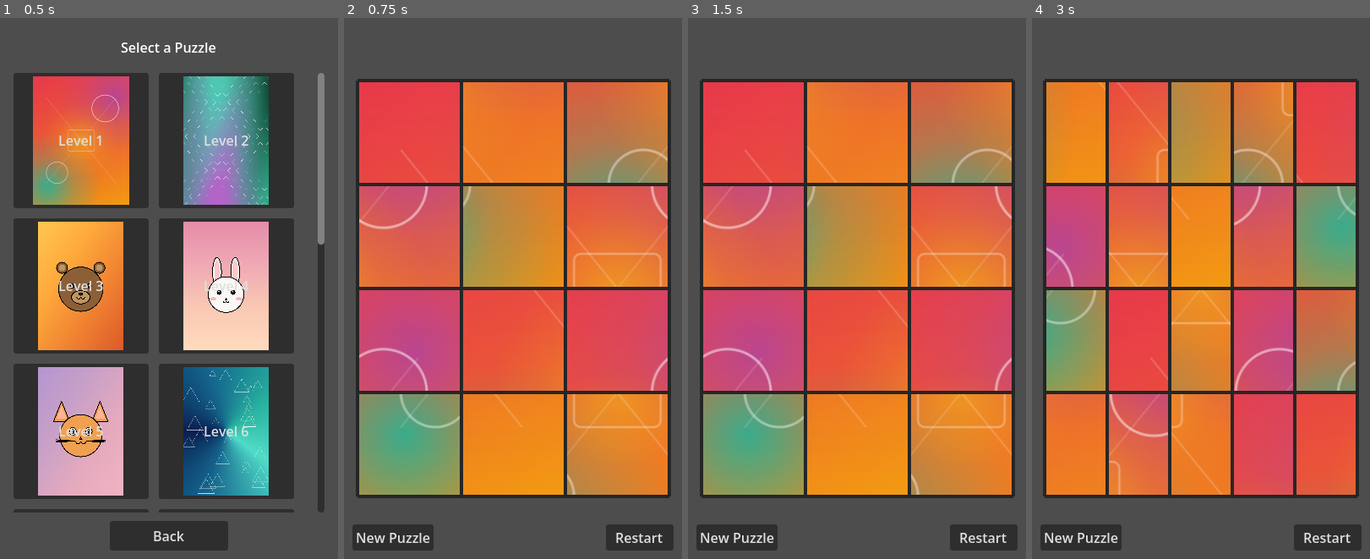
Above: before the commit, frames 1-4 (left to right).
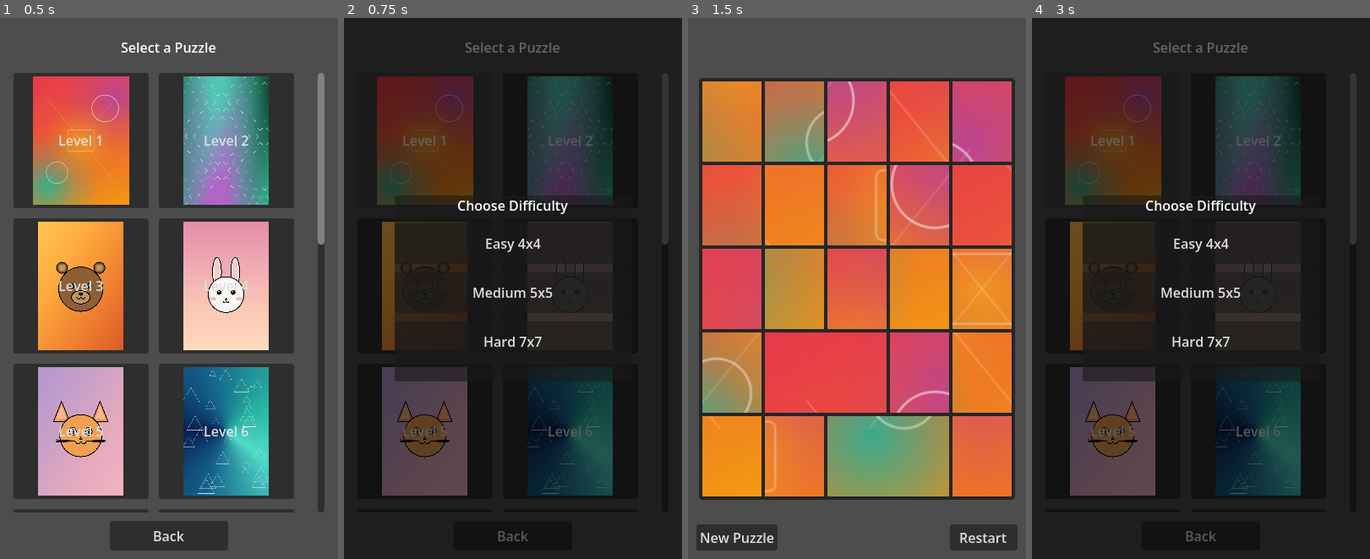
Above: after the commit, the same moments.

Repository: Gare22/Picture-Stitch-Puzzle
Game: Godot game, scene res://level_select.tscn
Two runs of this game, one before a commit and one after it. Both use one fixed random seed, a clock stepped at 60 frames per second and the inputs below.
Inputs (mouse positions are in pixels of both pictures, inside the frame that each line leads up to):
- Up to frame 1 (0.5 s): no input
- Up to frame 2 (0.75 s): click "Level 1" at 0.5 s
- Up to frame 3 (1.5 s): click (857, 293) at 1.25 s, where only the run after the commit has a clickable "Medium 5x5"
- Up to frame 4 (3 s): click "New Puzzle" at 2 s; click "Level 1" at 2.75 s

Frame 1 is identical in both runs. In frame 2, 94% of the frame differs, in the area x 0-100%, y 0-100%; in frame 3, 59%; in frame 4, 93%.

Commit message:
feat: difficulty selection - Easy 4x4, Medium 5x5, Hard 7x7
- Tapping a puzzle in level select now shows a difficulty popup instead of starting immediately
- LevelManager gains current_grid_size state (default 4) and set_grid_size()
- puzzle_game builds the board from the chosen grid size instead of random 3-6

Diff:
--- a/autoload/level_manager.gd
+++ b/autoload/level_manager.gd
@@ -9,6 +9,9 @@
 
 ## Index of the currently-selected level (set by LevelSelect).
 var current_index: int = 0
+
+## Grid size (columns = rows) for the currently-selected difficulty. Defaults to Easy (4x4).
+var current_grid_size: int = 4
 
 
 func _ready() -> void:
@@ -97,3 +100,8 @@
 ## Jump to a specific level index.
 func set_level(index: int) -> void:
 	current_index = clampi(index, 0, levels.size() - 1)
+
+
+## Sets the grid size for the next puzzle (difficulty).
+func set_grid_size(size: int) -> void:
+	current_grid_size = size
--- a/level_select.gd
+++ b/level_select.gd
@@ -5,12 +5,22 @@
 
 @onready var grid: GridContainer = $ScrollContainer/GridContainer
 @onready var back_button: Button = $BackButton
+@onready var difficulty_overlay: Control = $DifficultyOverlay
+@onready var easy_button: Button = $DifficultyOverlay/Panel/VBox/EasyButton
+@onready var medium_button: Button = $DifficultyOverlay/Panel/VBox/MediumButton
+@onready var hard_button: Button = $DifficultyOverlay/Panel/VBox/HardButton
 
 const THUMB_SIZE := Vector2(160, 160)
+
+## Index of the level the player tapped, held until a difficulty is chosen.
+var _pending_level_index: int = -1
 
 
 func _ready() -> void:
 	back_button.pressed.connect(_on_back_pressed)
+	easy_button.pressed.connect(func() -> void: _on_difficulty_pressed(4))
+	medium_button.pressed.connect(func() -> void: _on_difficulty_pressed(5))
+	hard_button.pressed.connect(func() -> void: _on_difficulty_pressed(7))
 	_build_grid()
 
 
@@ -45,7 +55,13 @@
 
 
 func _on_level_pressed(index: int) -> void:
-	LevelManager.set_level(index)
+	_pending_level_index = index
+	difficulty_overlay.visible = true
+
+
+func _on_difficulty_pressed(grid_size: int) -> void:
+	LevelManager.set_level(_pending_level_index)
+	LevelManager.set_grid_size(grid_size)
 	get_tree().change_scene_to_file("res://puzzle_game.tscn")
 
 
--- a/level_select.tscn
+++ b/level_select.tscn
@@ -56,3 +56,60 @@
 grow_horizontal = 2
 grow_vertical = 0
 text = "Back"
+
+[node name="DifficultyOverlay" type="Control" parent="."]
+visible = false
+layout_mode = 1
+anchors_preset = 15
+anchor_right = 1.0
+anchor_bottom = 1.0
+grow_horizontal = 2
+grow_vertical = 2
+mouse_filter = 0
+
+[node name="Dim" type="ColorRect" parent="DifficultyOverlay"]
+layout_mode = 1
+anchors_preset = 15
+anchor_right = 1.0
+anchor_bottom = 1.0
+grow_horizontal = 2
+grow_vertical = 2
+color = Color(0, 0, 0, 0.6)
+
+[node name="Panel" type="PanelContainer" parent="DifficultyOverlay"]
+layout_mode = 1
+anchors_preset = 8
+anchor_left = 0.5
+anchor_top = 0.5
+anchor_right = 0.5
+anchor_bottom = 0.5
+offset_left = -140.0
+offset_top = -110.0
+offset_right = 140.0
+offset_bottom = 110.0
+grow_horizontal = 2
+grow_vertical = 2
+
+[node name="VBox" type="VBoxContainer" parent="DifficultyOverlay/Panel"]
+layout_mode = 2
+theme_override_constants/separation = 10
+
+[node name="Title" type="Label" parent="DifficultyOverlay/Panel/VBox"]
+layout_mode = 2
+text = "Choose Difficulty"
+horizontal_alignment = 1
+
+[node name="EasyButton" type="Button" parent="DifficultyOverlay/Panel/VBox"]
+custom_minimum_size = Vector2(0, 48)
+layout_mode = 2
+text = "Easy 4x4"
+
+[node name="MediumButton" type="Button" parent="DifficultyOverlay/Panel/VBox"]
+custom_minimum_size = Vector2(0, 48)
+layout_mode = 2
+text = "Medium 5x5"
+
+[node name="HardButton" type="Button" parent="DifficultyOverlay/Panel/VBox"]
+custom_minimum_size = Vector2(0, 48)
+layout_mode = 2
+text = "Hard 7x7"
--- a/puzzle_game.gd
+++ b/puzzle_game.gd
@@ -31,8 +31,8 @@
 		puzzle_columns = _test_cols
 		puzzle_rows = _test_rows
 	else:
-		puzzle_columns = randi_range(3, 6)
-		puzzle_rows = randi_range(3, 6)
+		puzzle_columns = LevelManager.current_grid_size
+		puzzle_rows = LevelManager.current_grid_size
 
 	var level: Dictionary = LevelManager.get_current_level()
 	if level.is_empty():
